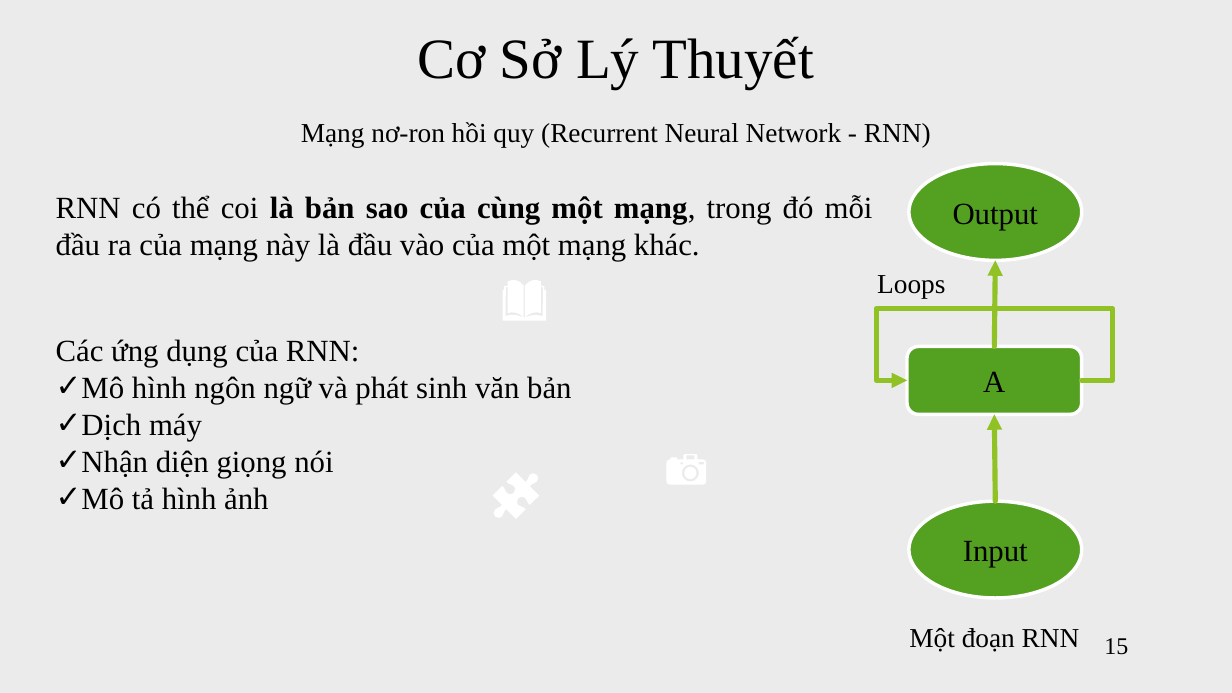
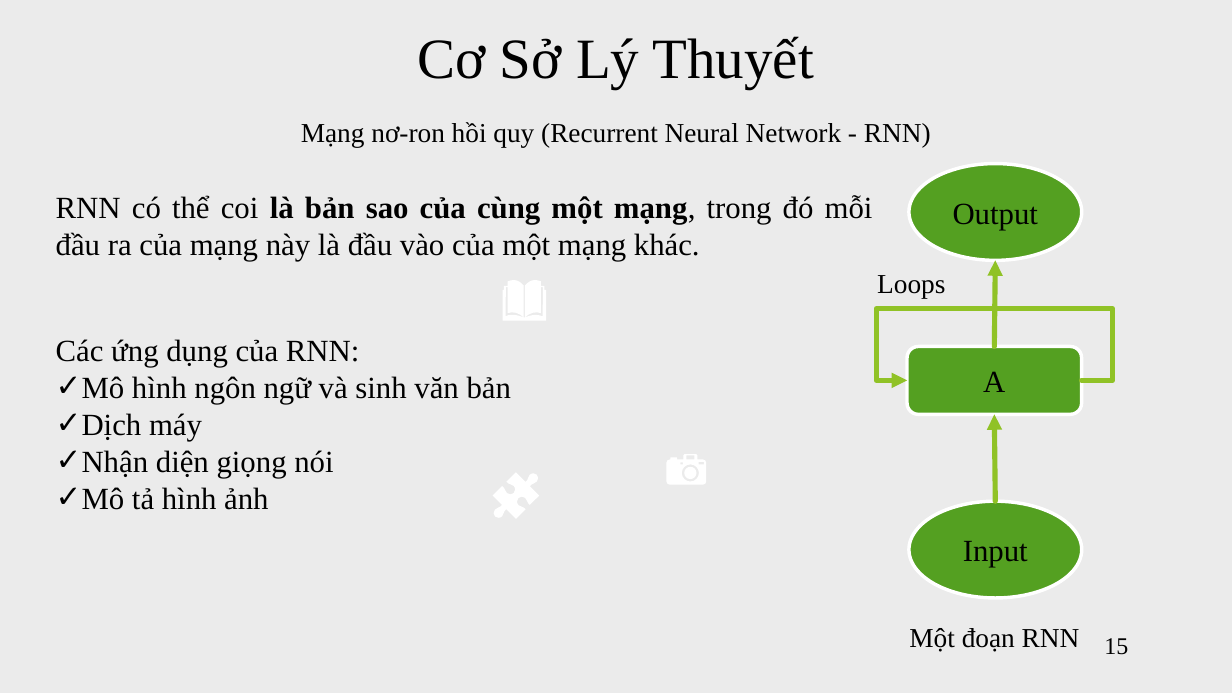
Before and after one commit to vanvibig/BaoCaoLuanVan, a slide deck: slide 15 of BaoCaoLuanVan_NguyenVanVi.pptx. Drawn at 1232x693 pixels with LibreOffice and Linux fonts; fonts in the diff are those of the drawing. Boxes give left, top, right and bottom in pixels: in the first picture for what was removed or moved away, otherwise in the second. Text is boxed around its words. In the diff, an @@ line names an element or a change of style, - is before the commit and + after.

```diff
--- a/BaoCaoLuanVan_NguyenVanVi.pptx
+++ b/BaoCaoLuanVan_NguyenVanVi.pptx
@@ text at (82, 376, 511, 404): text changed @@
-✓ Mô hình ngôn ngữ và phát sinh văn bản
+✓ Mô hình ngôn ngữ và sinh văn bản
```
Also in this commit, not shown: 15 other slides changed, 1 other file.
